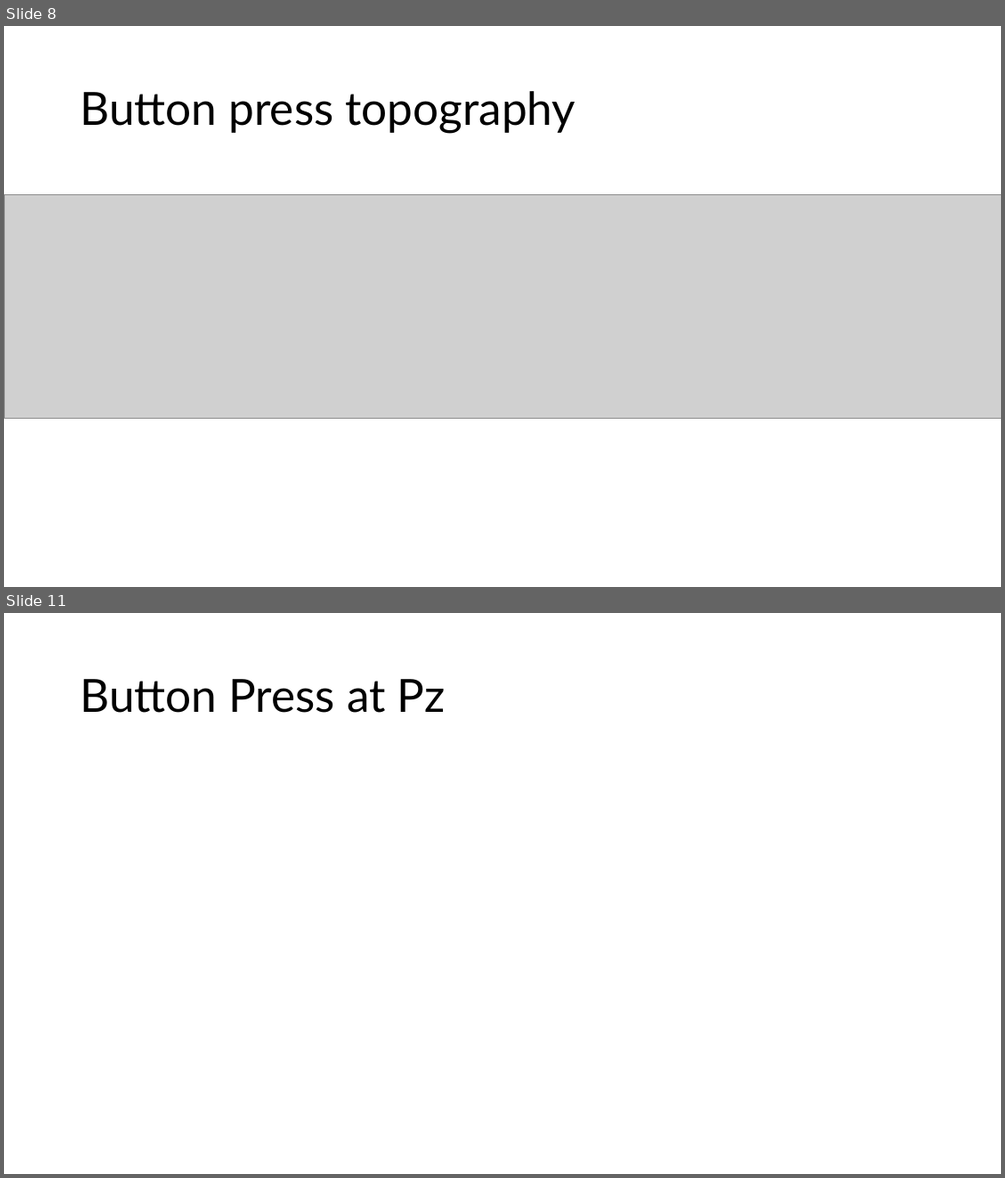
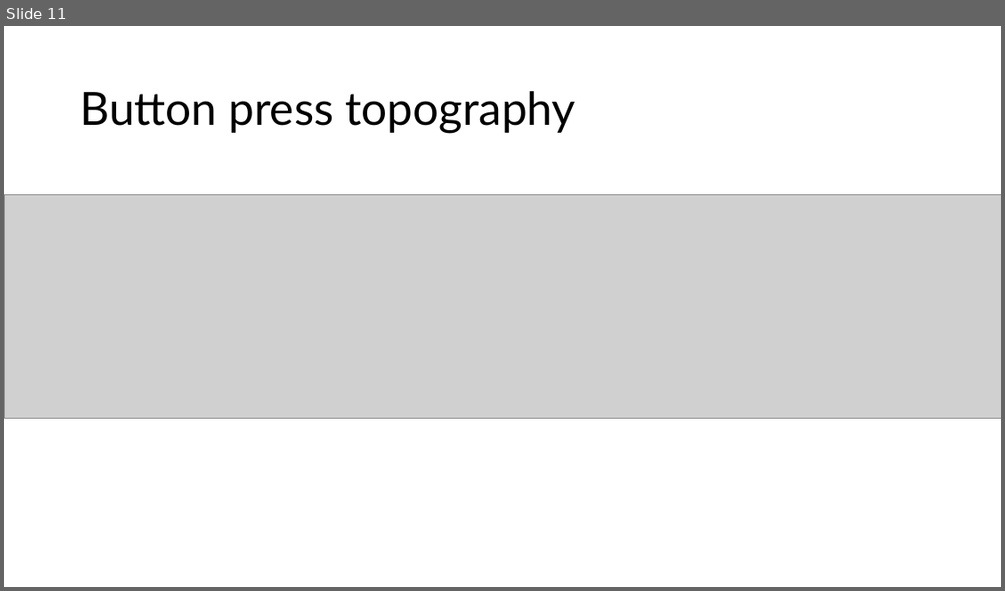
Before and after one commit to brichard28/MILD-Master, a slide deck: mild_master_neuroimaging_pilot.pptx. Shown one above the other, each under a label of ours: slides 8 and 11 before the commit, slide 11 after it; the slides between them are not shown. The pictures are 1005x1178 and 1005x591 pixels, drawn with LibreOffice and Linux fonts; fonts in the diff are those of the drawing; grey boxes stand for pictures. Boxes give left, top, right and bottom in pixels: in the first picture for what was removed or moved away, otherwise in the second. Text is boxed around its words. In the diff, an @@ line names an element or a change of style, - is before the commit and + after.

```diff
--- a/mild_master_neuroimaging_pilot.pptx
+++ b/mild_master_neuroimaging_pilot.pptx
@@ slide 11 removed at (x1=4, y1=613, x2=1001, y2=1174), background #FFFFFF @@
@@ title removed at (x1=80, y1=679, x2=445, y2=713) @@
-Button Press at Pz
@@ what was slide 8 is now slide 11 @@
```
Also in this commit, not shown: 2 slides changed, 10 slides added, 4 other slides removed, 7 other files.
